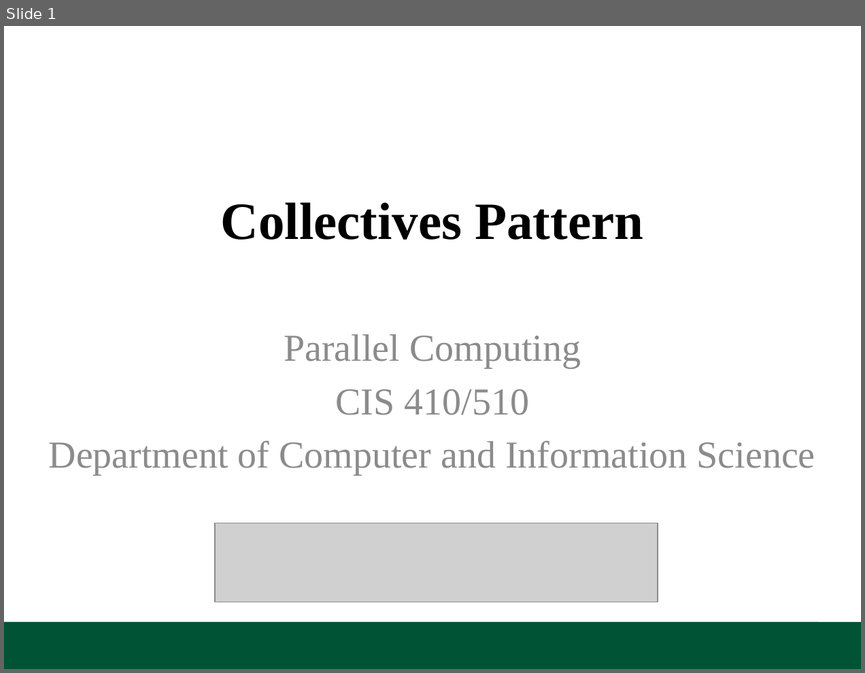
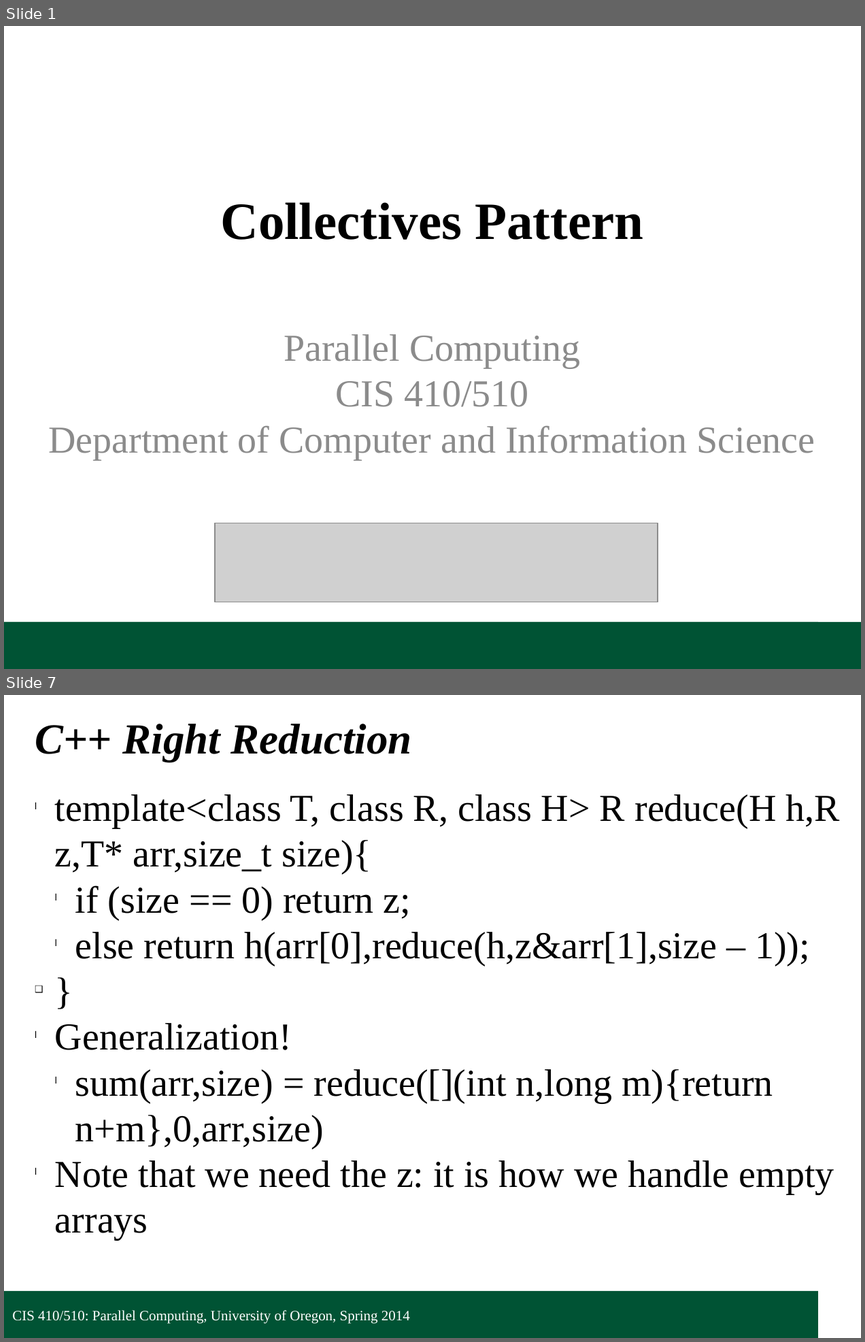
Before and after one commit to UOregonParallel/CourseMaterials, a slide deck: lecture_content/classSlides/2_collectivesPattern/collectivesPattern.pptx. Shown one above the other, each under a label of ours: slide 1 before the commit, slides 1 and 7 after it; the slides between them are not shown. The pictures are 865x673 and 865x1342 pixels, drawn with LibreOffice and Linux fonts; fonts in the diff are those of the drawing; grey boxes stand for pictures; background and template pictures are left out. Boxes give left, top, right and bottom in pixels: in the first picture for what was removed or moved away, otherwise in the second. Text is boxed around its words. In the diff, an @@ line names an element or a change of style, - is before the commit and + after.

```diff
--- a/lecture_content/classSlides/2_collectivesPattern/collectivesPattern.pptx
+++ b/lecture_content/classSlides/2_collectivesPattern/collectivesPattern.pptx
@@ slide 7 added at [4,695,861,1338], background #FFFFFF; not listed: 1 template element that a slide beside it also shows @@
@@ text added at [35,724,412,762], 36 pt, text #000000, bold, italic @@
+C++ Right Reduction
@@ text added at [55,794,840,1240], 32 pt, text #000000 @@
+l template<class T, class R, class H> R reduce(H h,R z,T* arr,size_t size){
+  l if (size == 0) return z;
+  l else return h(arr[0],reduce(h,z&arr[1],size – 1));
+❑ }
+l Generalization!
+  l sum(arr,size) = reduce([](int n,long m){return n+m},0,arr,size)
+l Note that we need the z: it is how we handle empty arrays
@@ text added at [12,1310,410,1323], 12 pt, text #FFFFFF @@
+CIS 410/510: Parallel Computing, University of Oregon, Spring 2014
@@ slide 1 changed as well @@
@@ text "Parallel Computing" at [48,334,815,459]: text colour #8C8C8C to #8B8B8B; less space between paragraphs @@
```
Also in this commit, not shown: 3 other slides changed, 35 other slides added, 1 other file.
